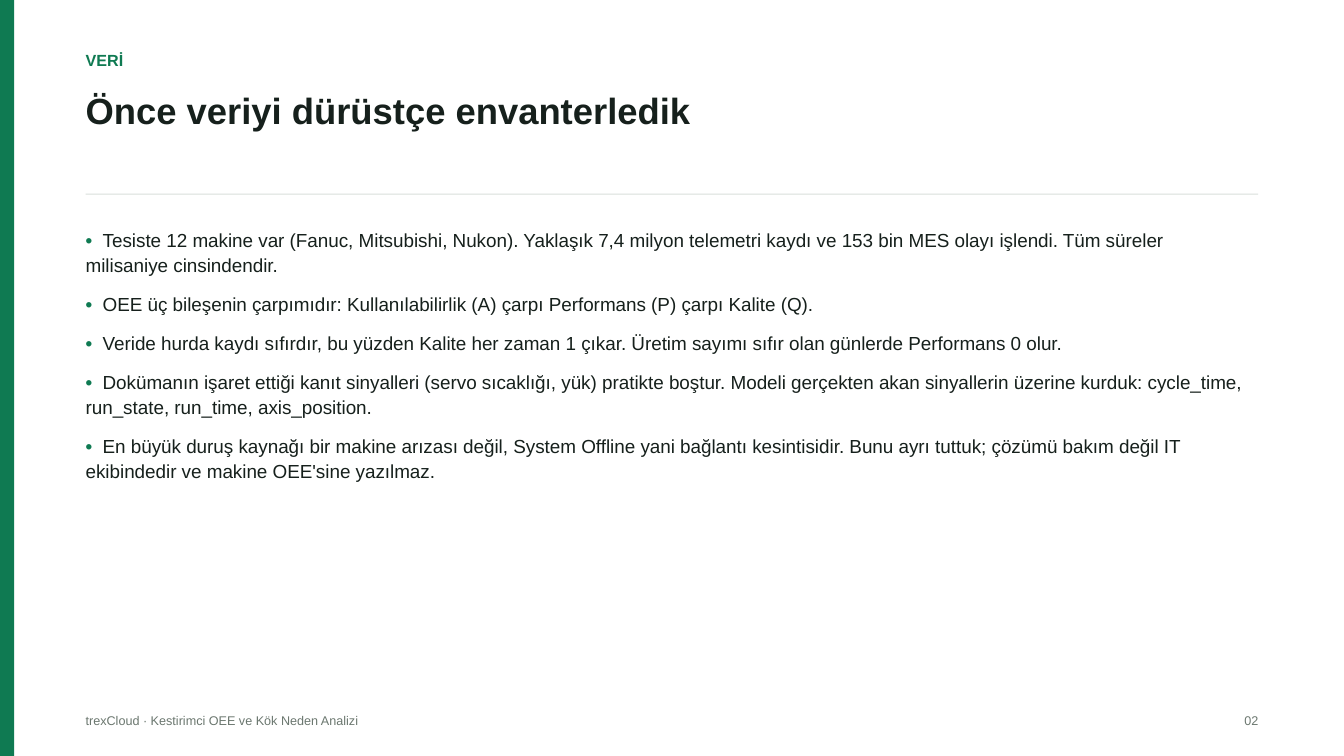
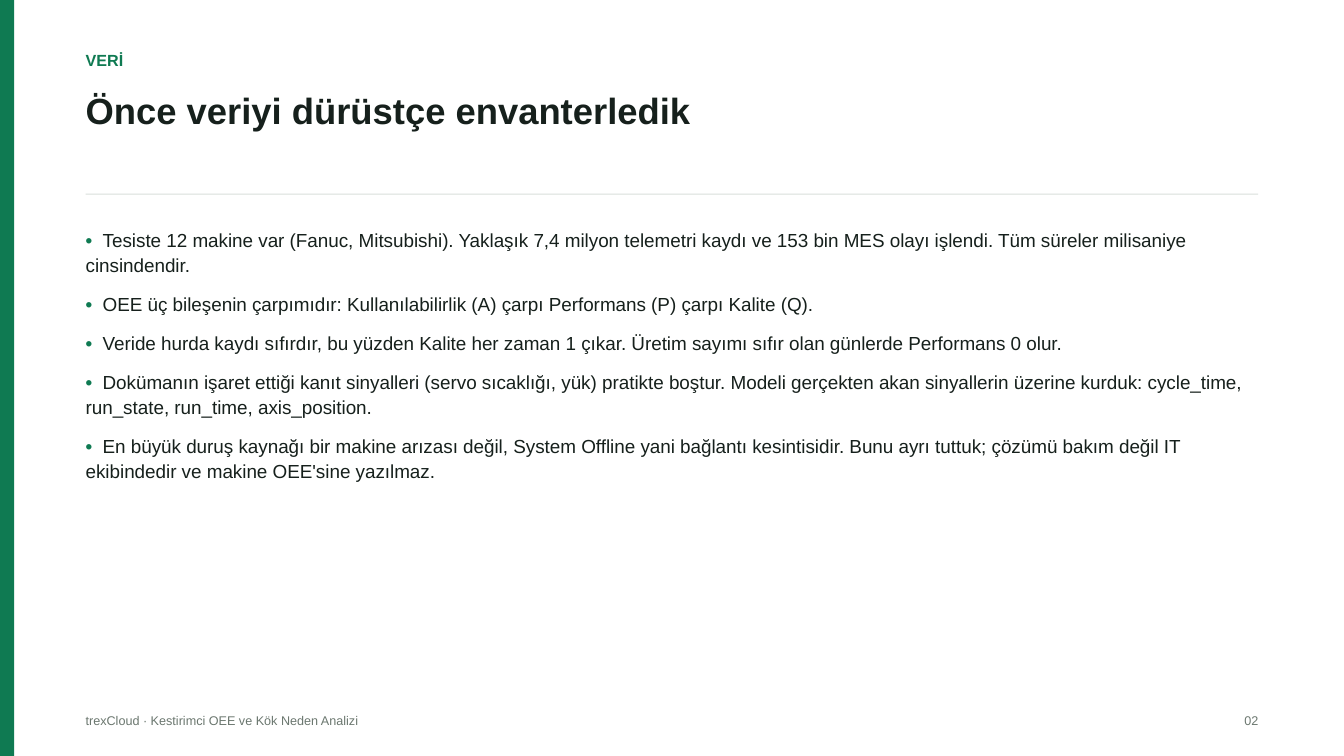
Before and after one commit to kaanrkaraman/trexcloud-oee-rca, a slide deck: slide 2 of trexCloud_Final_Sunum.pptx. Drawn at 1344x756 pixels with LibreOffice and Linux fonts; fonts in the diff are those of the drawing. Boxes give left, top, right and bottom in pixels: in the first picture for what was removed or moved away, otherwise in the second. Text is boxed around its words. In the diff, an @@ line names an element or a change of style, - is before the commit and + after.

```diff
--- a/trexCloud_Final_Sunum.pptx
+++ b/trexCloud_Final_Sunum.pptx
@@ text at [86,233,1187,272]: text changed @@
-• Tesiste 12 makine var (Fanuc, Mitsubishi, Nukon). Yaklaşık 7,4 milyon telemetri kaydı ve 153 bin MES olayı işlendi. Tüm süreler milisaniye cinsindendir.
+• Tesiste 12 makine var (Fanuc, Mitsubishi). Yaklaşık 7,4 milyon telemetri kaydı ve 153 bin MES olayı işlendi. Tüm süreler milisaniye cinsindendir.
```
Also in this commit, not shown: 2 other slides changed, 5 other files.
